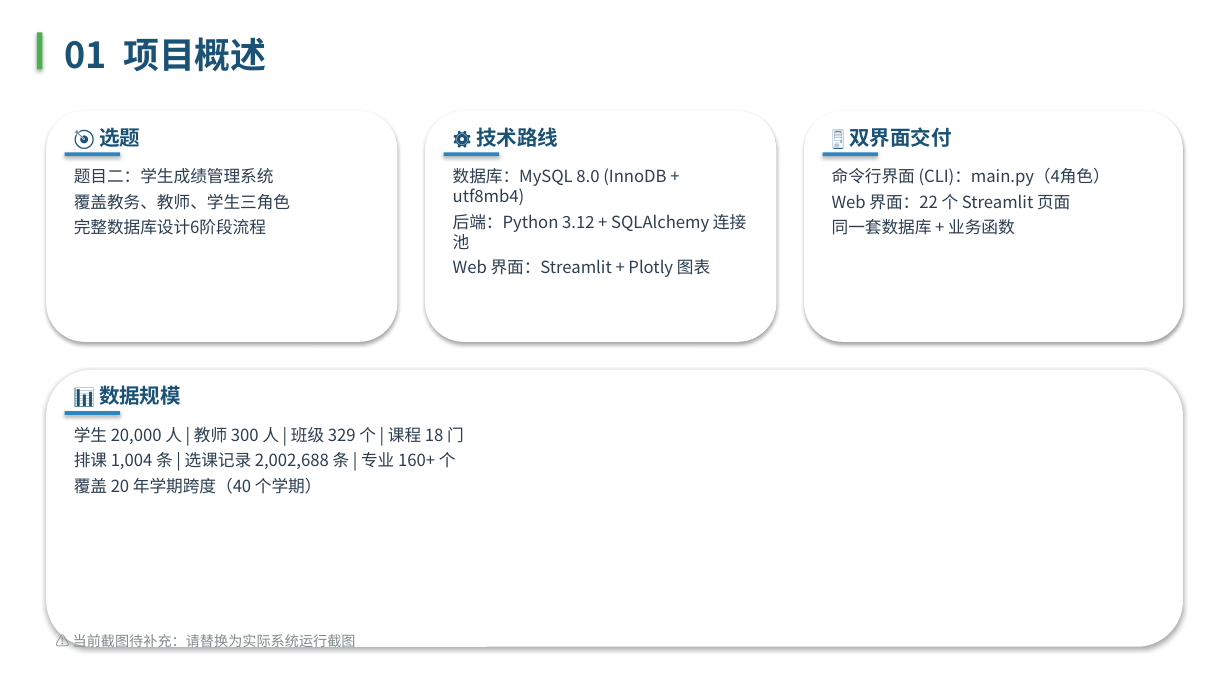
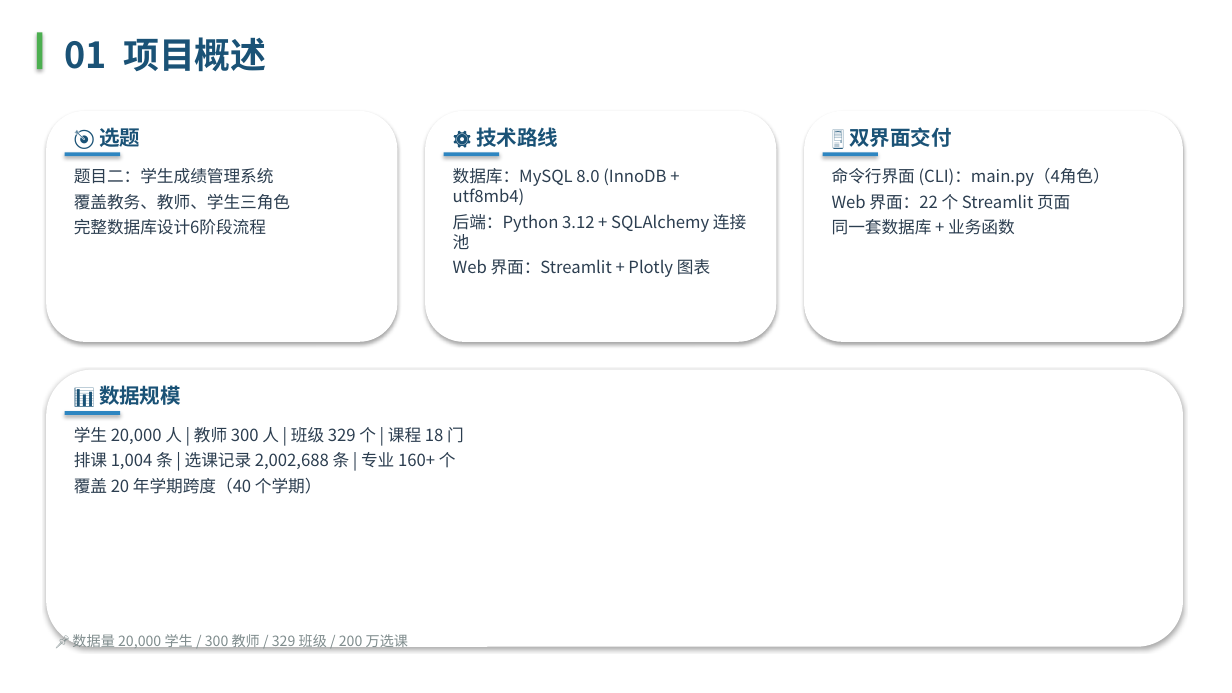
Before and after one commit to Dysnyma/db_sms, a slide deck: slide 3 of document/report/数据库系统课程设计_答辩PPT.pptx. Drawn at 1232x693 pixels with LibreOffice and Linux fonts; fonts in the diff are those of the drawing. Boxes give left, top, right and bottom in pixels: in the first picture for what was removed or moved away, otherwise in the second. Text is boxed around its words. In the diff, an @@ line names an element or a change of style, - is before the commit and + after.

Commit message:
docs: PPT 优化——移除截图占位，补充数据指标替代

```diff
--- a/document/report/数据库系统课程设计_答辩PPT.pptx
+++ b/document/report/数据库系统课程设计_答辩PPT.pptx
@@ text at <box>72,633,408,651</box>: text changed @@
-⚠️ 当前截图待补充：请替换为实际系统运行截图
+📌 数据量 20,000 学生 / 300 教师 / 329 班级 / 200 万选课
```
Also in this commit, not shown: 1 other slide changed, 1 slide removed, 1 other file.
